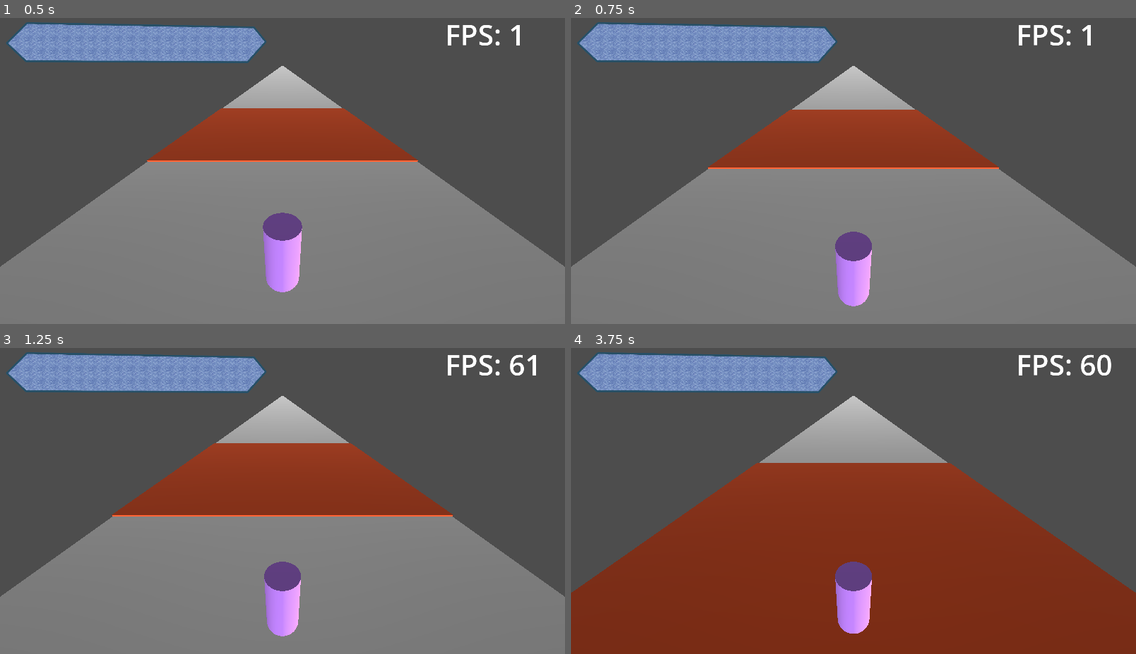
Above: before the commit, frames 1-4 (two rows, left to right).
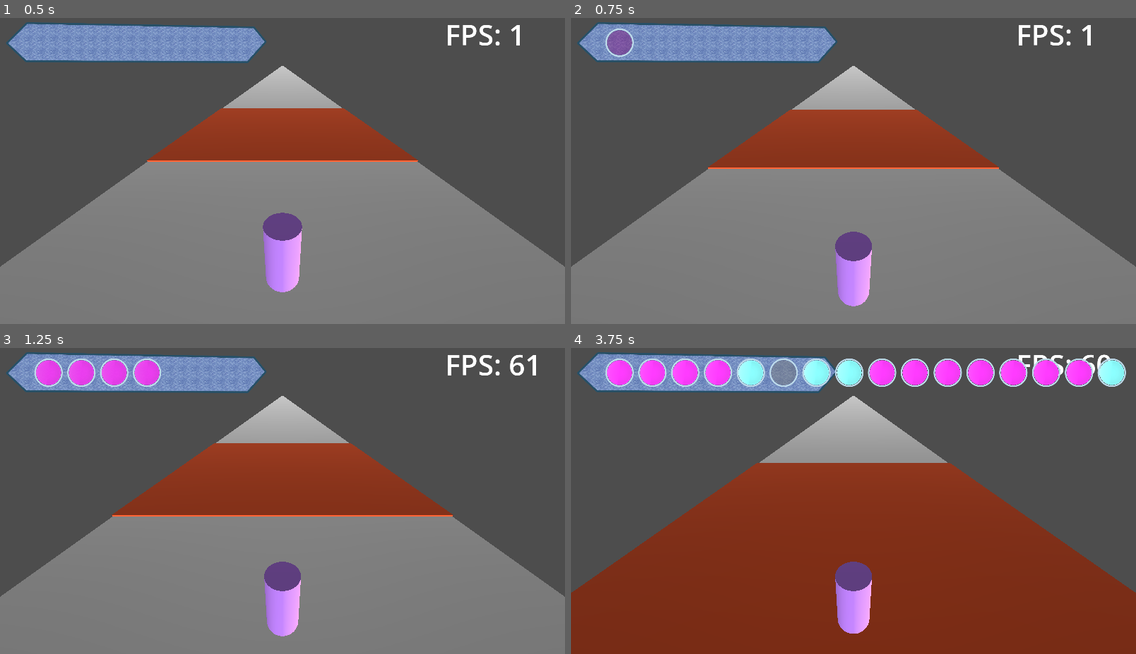
Above: after the commit, the same moments.

Repository: MedusaTea/signal-run
Game: Godot game, scene res://scenes/main.tscn
Same seed, same stepped clock (60 frames per second), same inputs: the game is played once before the commit and once after it.
Inputs (mouse positions are in pixels of both pictures, inside the frame that each line leads up to):
- Up to frame 1 (0.5 s): no input
- Up to frame 2 (0.75 s): tap Enter at 0.5 s; move the mouse to (977, 155) at 0.52 s; hold L (press_right) from 0.53 s (still down); hold F (press_climb) from 0.53 s (still down); click (977, 155) at 0.67 s
- Up to frame 3 (1.25 s): keep holding L (press_right); keep holding F (press_climb); tap K (press_jump) at 0.77 s
- Up to frame 4 (3.75 s): move the mouse to (740, 516) at 1.27 s; release L (press_right) at 1.28 s; release F (press_climb) at 1.28 s; hold H (press_left) 1.28-2.03 s; tap J (press_duck) at 1.35 s; tap K (press_jump) at 1.52, 3.02 s; move the mouse to (910, 433) at 2.02 s; hold D (press_kick) 2.03-2.78 s; hold L (press_right) 2.03-3.53 s; move the mouse to (825, 562) at 2.77 s; tap A (press_punch) at 2.85 s; click (825, 562) at 2.92 s; move the mouse to (1023, 546) at 3.52 s; hold H (press_left) from 3.53 s (still down); hold S (press_swim) from 3.53 s (still down)

Frame 1 is identical in both runs. In frame 2, 0.4% of the frame differs, in the area x 6-12%, y 3-13%; in frame 3, 1.5%; in frame 4, 5.9%, in the area x 6-99%, y 3-13%.
Error before the commit: Parse Error: Identifier "emptyOrbScene" not declared in the current scope. (res://scripts/global.gd:62)

Commit message:
were getting there

Diff:
--- /dev/null
+++ b/scenes/orb.tscn
@@ -0,0 +1,37 @@
+[gd_scene format=3 uid="uid://r32iv35dbh1p"]
+
+[ext_resource type="Texture2D" uid="uid://dcik3ar8t0u8e" path="res://assets/orb-border.png" id="1_ktqa0"]
+
+[sub_resource type="StandardMaterial3D" id="StandardMaterial3D_ktqa0"]
+transparency = 1
+albedo_color = Color(1, 1, 1, 0.4745098)
+
+[sub_resource type="SphereMesh" id="SphereMesh_ktqa0"]
+material = SubResource("StandardMaterial3D_ktqa0")
+
+[node name="AspectRatioContainer" type="AspectRatioContainer" unique_id=755513043]
+offset_right = 101.326
+offset_bottom = 105.0
+
+[node name="TextureRect" type="TextureRect" parent="." unique_id=846135846]
+layout_mode = 2
+texture = ExtResource("1_ktqa0")
+expand_mode = 1
+
+[node name="SubViewportContainer" type="SubViewportContainer" parent="." unique_id=1880047831]
+layout_mode = 2
+stretch = true
+
+[node name="SubViewport" type="SubViewport" parent="SubViewportContainer" unique_id=2141018382]
+transparent_bg = true
+handle_input_locally = false
+size = Vector2i(2, 2)
+render_target_update_mode = 4
+
+[node name="MeshInstance3D" type="MeshInstance3D" parent="SubViewportContainer/SubViewport" unique_id=641631598]
+transform = Transform3D(1, 0, 0, 0, 1, 0, 0, 0, 1, -77.33281, 0, 15.88246)
+mesh = SubResource("SphereMesh_ktqa0")
+
+[node name="Camera3D" type="Camera3D" parent="SubViewportContainer/SubViewport" unique_id=1329616451]
+transform = Transform3D(-4.371139e-08, 0, 1, 0, 1, 0, -1, 0, -4.371139e-08, -76.4285, 0, 15.878212)
+current = true
--- /dev/null
+++ b/scenes/orbs/empty.tscn
@@ -0,0 +1,42 @@
+[gd_scene format=3 uid="uid://iy3kmhkjemeq"]
+
+[ext_resource type="Texture2D" uid="uid://dcik3ar8t0u8e" path="res://assets/orb-border.png" id="1_pnn83"]
+
+[sub_resource type="StandardMaterial3D" id="StandardMaterial3D_ktqa0"]
+transparency = 1
+albedo_color = Color(1, 1, 1, 0.4745098)
+
+[sub_resource type="SphereMesh" id="SphereMesh_ktqa0"]
+material = SubResource("StandardMaterial3D_ktqa0")
+
+[sub_resource type="Environment" id="Environment_pnn83"]
+ambient_light_color = Color(1, 1, 1, 1)
+
+[node name="AspectRatioContainer" type="AspectRatioContainer" unique_id=755513043]
+offset_right = 101.326
+offset_bottom = 105.0
+
+[node name="TextureRect" type="TextureRect" parent="." unique_id=846135846]
+layout_mode = 2
+texture = ExtResource("1_pnn83")
+expand_mode = 1
+
+[node name="SubViewportContainer" type="SubViewportContainer" parent="." unique_id=1880047831]
+layout_mode = 2
+stretch = true
+
+[node name="SubViewport" type="SubViewport" parent="SubViewportContainer" unique_id=2141018382]
+own_world_3d = true
+transparent_bg = true
+handle_input_locally = false
+size = Vector2i(101, 101)
+render_target_update_mode = 4
+
+[node name="MeshInstance3D" type="MeshInstance3D" parent="SubViewportContainer/SubViewport" unique_id=641631598]
+transform = Transform3D(1, 0, 0, 0, 1, 0, 0, 0, 1, -77.33281, 0, 15.88246)
+mesh = SubResource("SphereMesh_ktqa0")
+
+[node name="Camera3D" type="Camera3D" parent="SubViewportContainer/SubViewport" unique_id=1329616451]
+transform = Transform3D(-4.371139e-08, 0, 1, 0, 1, 0, -1, 0, -4.371139e-08, -76.4285, 0, 15.878212)
+environment = SubResource("Environment_pnn83")
+current = true
--- a/scripts/global.gd
+++ b/scripts/global.gd
@@ -7,7 +7,7 @@
 @onready var rightOrbScene = preload("res://scenes/orbs/right.tscn")
 @onready var duckOrbScene = preload("res://scenes/orbs/duck.tscn")
 @onready var jumpOrbScene = preload("res://scenes/orbs/jump.tscn")
-#@onready var emptyOrbScene = preload("res://scenes/orbs/empty.tscn")
+@onready var emptyOrbScene = preload("res://scenes/orbs/empty.tscn")
 
 @export var orbOffset = 115
 @export var orbTopOffset = 20
